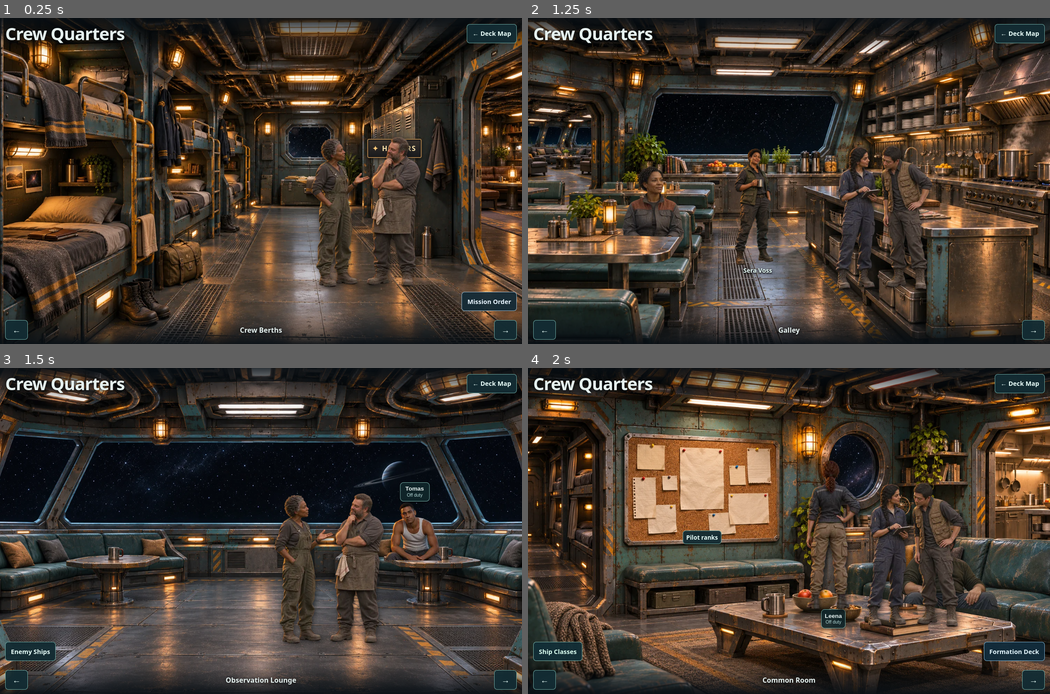
Above: before the commit, frames 1-4 (two rows, left to right).
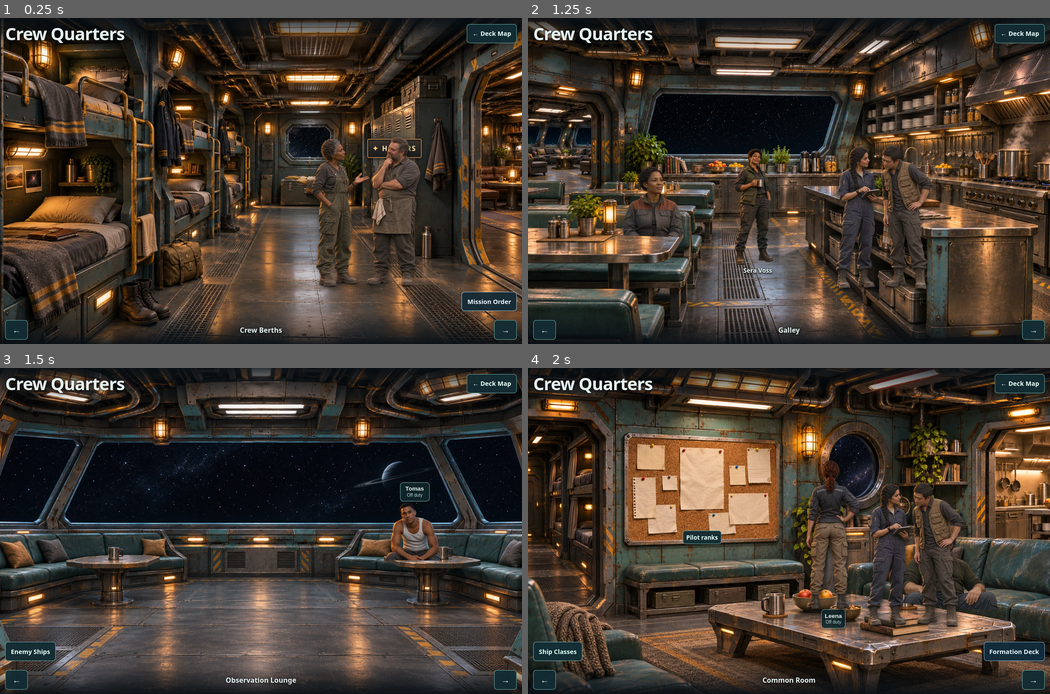
Above: after the commit, the same moments.

Repository: gambizt3-dev/rift-runner
Game: browser game, page carrier-crew.html
Same seed, same stepped clock (60 frames per second), same inputs: the game is played once before the commit and once after it.
Inputs:
- Up to frame 1 (0.25 s): no input
- Up to frame 2 (1.25 s): hold Right from 1.03 s (still down); tap Ctrl at 1.1 s
- Up to frame 3 (1.5 s): keep holding Right
- Up to frame 4 (2 s): release Right at 1.53 s; hold Left from 1.58 s (still down); tap Ctrl at 1.6 s

Frames 1-2 are identical in both runs. In frame 3, 4.9% of the frame differs, in the area x 52-74%, y 38-86%; in frame 4, nothing differs.

Commit message:
Remove the marked pair from the Observation Lounge

Diff:
--- a/carrier-crew.html
+++ b/carrier-crew.html
@@ -55,7 +55,6 @@
     <img src="./crew-observation.webp?v=95" width="1672" height="941" alt="The observation lounge looks out on deep space.">
    </picture>
    <button class="control enemy-board" id="crew-enemies" type="button" aria-haspopup="dialog" aria-controls="crew-enemy-list">Enemy Ships</button>
-  <img class="crew-ambient" src="./crew-deck-crew.webp?v=2" alt="" aria-hidden="true" loading="lazy" decoding="async" draggable="false">
   </section>
   <section class="room" data-room="Refuelling Bay" aria-label="Refuelling Bay" hidden>
    <img class="room-refuelling-art" src="./crew-refuelling-bay.webp?v=183" loading="lazy" decoding="async" alt="Ground-level view of the Pegasus hangar, with several sea-green Rift-3 fighters parked and connected to refuelling carts beneath an overhead launch hatch.">
--- a/tests/carrier-crew.test.cjs
+++ b/tests/carrier-crew.test.cjs
@@ -394,11 +394,14 @@
  assert.deepEqual(q.storageWrites,[]);
 });
 
-test('every room has a noninteractive ambient crew pair without replacing its named characters or controls',()=>{
+test('ambient crew remain decorative and the Observation Lounge keeps its main sightline clear',()=>{
  const html=read('carrier-crew.html'),css=read('carrier-crew.css');
  const scenes=[...html.matchAll(/<section class="room" data-room="([^"]+)"[^>]*>([\s\S]*?)<\/section>/g)];
  assert.deepEqual(scenes.map(scene=>scene[1]),names);
  for(const [_,name,body] of scenes){
+  if(name==='Observation Lounge'){
+   assert.doesNotMatch(body,/crew-ambient/);assert.match(body,/id="crew-enemies"/);continue;
+  }
   assert.match(body,/<img class="crew-ambient" src="\.\/crew-deck-crew(?:-alt)?\.webp\?v=2" alt="" aria-hidden="true"/);
   assert.ok(css.includes('.room[data-room="'+name+'"]{--crew-x:'));
  }
